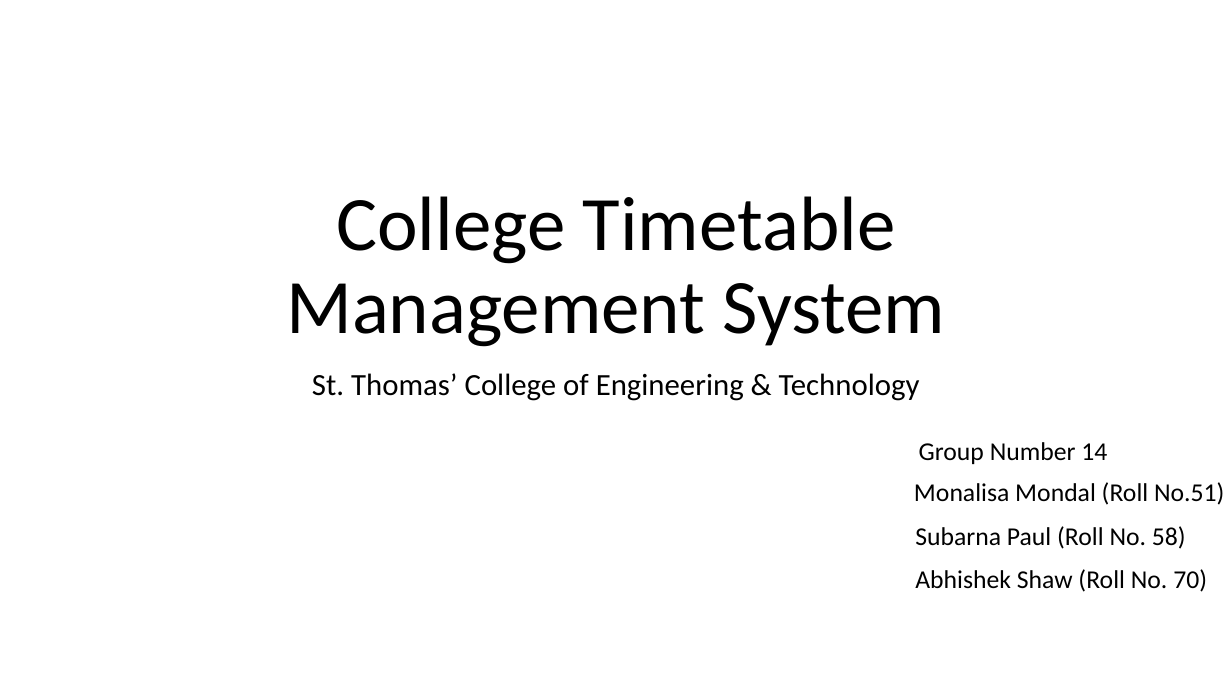
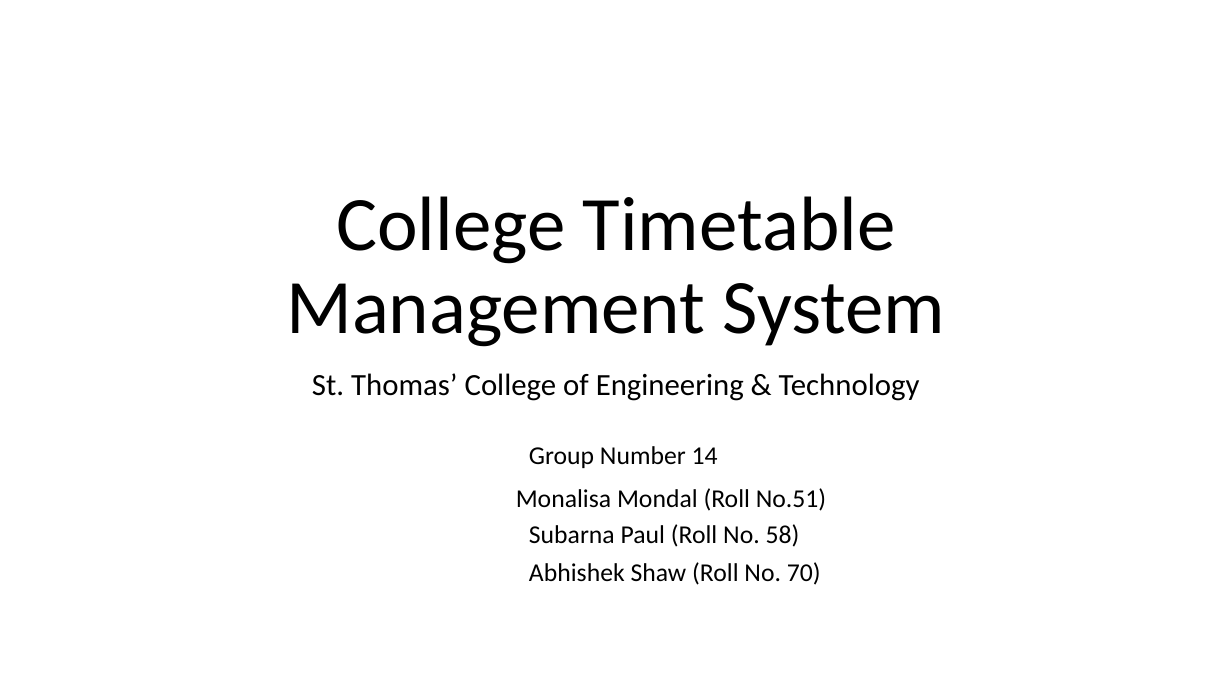
Before and after one commit to abhishekshaw21/Timetable, a slide deck: slide 1 of College Timetable Management System.pptx. Drawn at 1232x693 pixels with LibreOffice and Linux fonts; fonts in the diff are those of the drawing. Boxes give left, top, right and bottom in pixels: in the first picture for what was removed or moved away, otherwise in the second. Text is boxed around its words. In the diff, an @@ line names an element or a change of style, - is before the commit and + after.

```diff
--- a/College Timetable Management System.pptx
+++ b/College Timetable Management System.pptx
@@ text "Group Number 14": place and size @@
-text "Group Number 14" at [919, 442, 1107, 464]
+text "Group Number 14" at [529, 446, 718, 468]
@@ text "Monalisa Mondal (Roll No.51)": place and size @@
-text "Monalisa Mondal (Roll No.51)" at [914, 482, 1224, 505]
+text "Monalisa Mondal (Roll No.51)" at [516, 488, 826, 511]
@@ text "Subarna Paul (Roll No. 58)": place and size @@
-text "Subarna Paul (Roll No. 58)" at [915, 526, 1186, 549]
+text "Subarna Paul (Roll No. 58)" at [529, 524, 800, 547]
@@ text "Abhishek Shaw (Roll No. 70)": place and size @@
-text "Abhishek Shaw (Roll No. 70)" at [915, 569, 1207, 592]
+text "Abhishek Shaw (Roll No. 70)" at [529, 562, 821, 585]
```
Also in this commit, not shown: 66 slides added, 3 slides removed.
